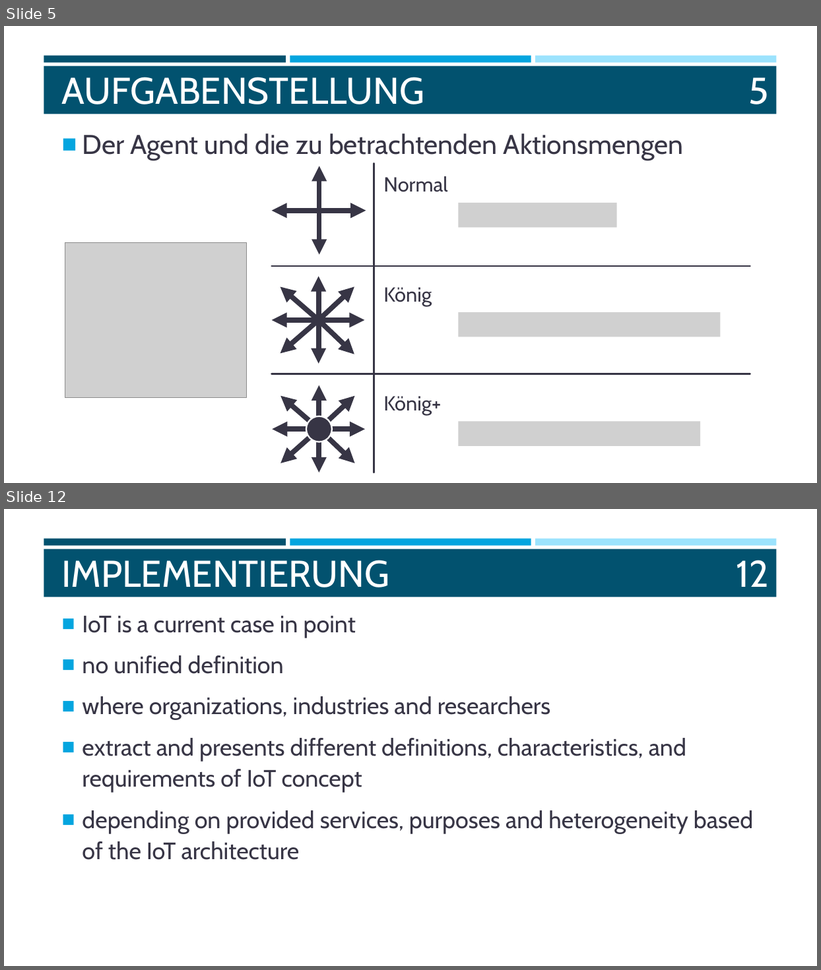
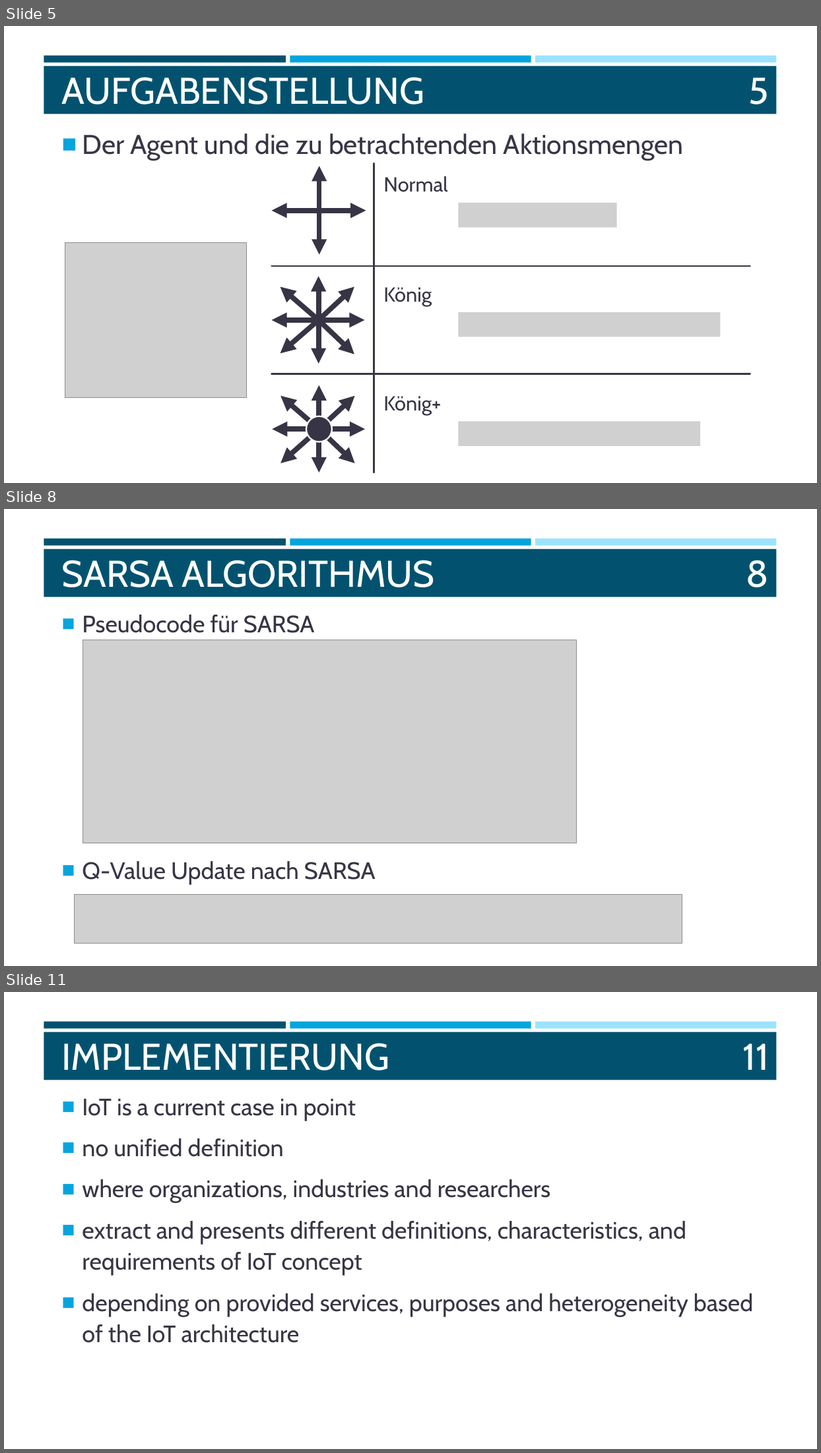
Before and after one commit to mzakarian/Reinforcement-Learning-SARSA-Q-Learning, a slide deck: misc/WISSEN.pptx. Shown one above the other, each under a label of ours: slides 5 and 12 before the commit, slides 5, 8 and 11 after it; the slides between them are not shown. The pictures are 821x970 and 821x1453 pixels, drawn with LibreOffice and Linux fonts; fonts in the diff are those of the drawing; grey boxes stand for pictures. Boxes give left, top, right and bottom in pixels: in the first picture for what was removed or moved away, otherwise in the second. Text is boxed around its words. In the diff, an @@ line names an element or a change of style, - is before the commit and + after.

```diff
--- a/misc/WISSEN.pptx
+++ b/misc/WISSEN.pptx
@@ slide 8 added at (4, 509, 817, 966), background #FFFFFF; not listed: 4 template elements that a slide beside it also shows @@
@@ title added at (62, 560, 435, 588), 44 pt, text #FFFFFF @@
+SARSA ALGORITHMUS
@@ page number added at (746, 560, 769, 588), 44 pt, text #FFFFFF @@
+8
@@ text added at (82, 615, 376, 885), 28 pt, text #373545 @@
+■ Pseudocode für SARSA
+■ Q-Value Update nach SARSA
@@ picture added at (83, 640, 577, 844) @@
@@ picture added at (74, 894, 682, 943) @@
@@ what was slide 12 is now slide 11 @@
@@ page number at (743, 1043, 769, 1070): text changed @@
-12
+11
```
Also in this commit, not shown: 7 slides changed, 2 other slides added, 4 slides removed, 1 other file.
